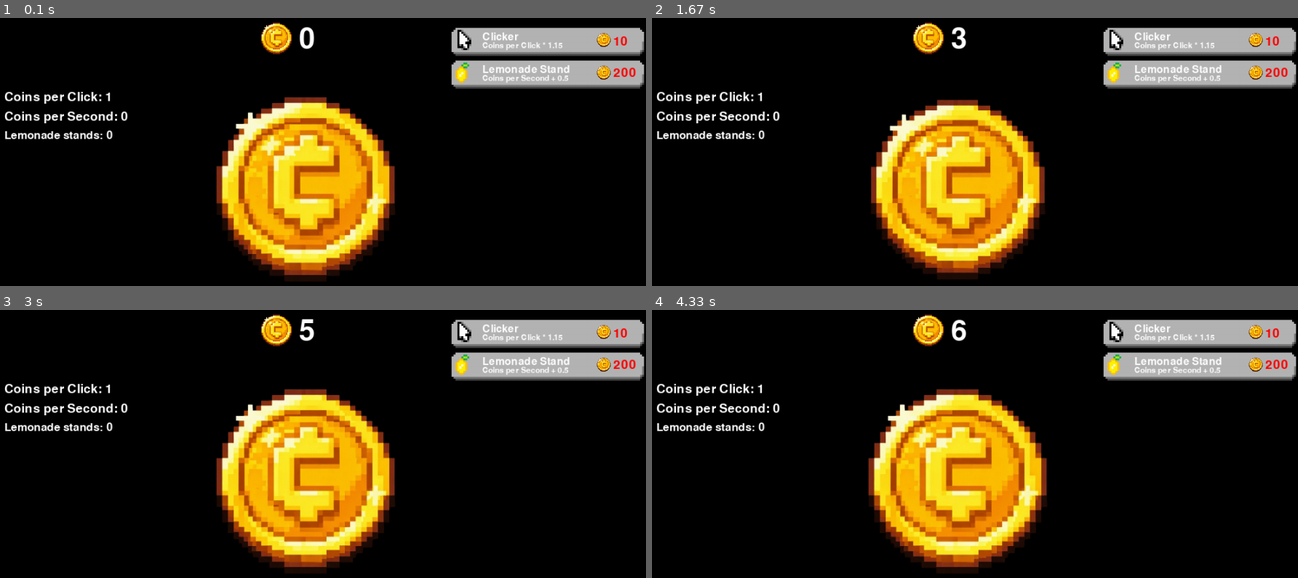
Above: before the commit, frames 1-4 (two rows, left to right).
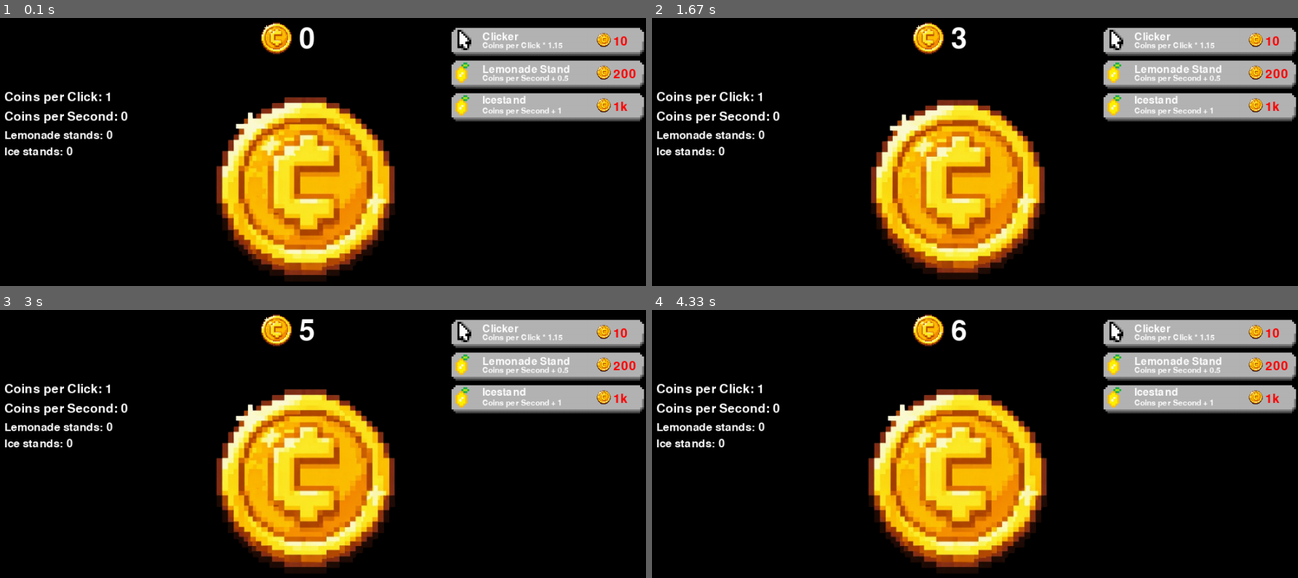
Above: after the commit, the same moments.

Repository: qunzman/pygame
Game: pygame game, started from Clicker/main.py
The game is run twice, just before and just after one commit, with the same random seed, the same clock (stepped at 60 frames per second) and the same inputs.
Inputs (mouse positions are in pixels of both pictures, inside the frame that each line leads up to):
- Up to frame 1 (0.1 s): no input
- Up to frame 2 (1.67 s): click (968, 189) at 0.38 s; click (975, 213) at 0.72 s; click (1046, 221) at 1.55 s
- Up to frame 3 (3 s): click (outside the picture) at 2.38 s; click (297, 414) at 2.72 s
- Up to frame 4 (4.33 s): click (878, 398) at 3.05 s

The runs differ from the first frame. In frame 1, 3.4% of the frame differs, in the area x 0-100%, y 18-52%; in frame 2, 3.4%; in frame 3, 3.4%; in frame 4, 3.4%.

Commit message:
More Code bro

Diff:
--- a/Clicker/main.py
+++ b/Clicker/main.py
@@ -22,10 +22,15 @@
         self.coins_per_click = 1
         self.clickup_price = 10
         self.lemonadestand_price = 200
+        self.icestand_price = 1000
+        self.icestand_multiplier = 5
         self.click_multiplier = 1.15
         self.lemonade_stand = Upgrades.upgrades(self, 100, 300, 50, pygame.image.load("img/Lemonade_stand.png"))
+        self.icestand = Upgrades.upgrades(self, 150, 300, 50, pygame.image.load("img/Lemonade_stand.png"))
         self.lemonadestands = 0
+        self.icestands = 0
         self.lemonadestandmultiplier = 0.5
+        self.icestand_price_multiplier = 0
         self.lemonadestand_price_multiplier = 0
         self.farmevent = pygame.USEREVENT + 1
         pygame.time.set_timer(self.farmevent, 1000)
@@ -71,7 +76,14 @@
                         if self.lemonadestands == 20:
                             self.lemonadestandmultiplier = 1
                             self.lemonadestand_price_multiplier = 5
-
+                    if self.icestand.is_clicked(event.pos) and self.coins >= self.icestand_price:
+                        self.Coinspersec += self.icestand_multiplier
+                        self.icestand_price += self.icestand_price_multiplier
+                        self.icestands += 1
+                        self.coins -= self.icestand_price
+                        if self.icestands == 20:
+                            self.icestand_multiplier = 1
+                            self.icestand_price_multiplier = 5
 
                 elif event.type == self.farmevent:
                     self.coins += self.Coinspersec
@@ -85,11 +97,13 @@
             self.clickobj.update()
             self.clickup.update()
             self.lemonade_stand.update()
+            self.icestand.update()
 
             self.screen.blit(self.coinimage, (400, 35))
-
             self.screen.blit(self.coinimage2, (920, 107))
             self.screen.blit(self.coinimage2, (920, 57))
+            self.screen.blit(self.coinimage2, (920, 157))
+
 
             if self.coins > 1000:
                 self.coins1 = self.format_zahl(self.coins)
@@ -107,41 +121,57 @@
             self.price_rect = self.price_text.get_rect(topleft=(950, 65))
             self.screen.blit(self.price_text, self.price_rect)
 
+
             self.coins_per_click_text = self.font_costs1.render(f"Coins per Click: {self.coins_per_click:.2f}".rstrip('0').rstrip('.'), True, (255, 255, 255))
             self.coins_per_click_rect = self.coins_per_click_text.get_rect(topleft=(20, 150))
             self.screen.blit(self.coins_per_click_text, self.coins_per_click_rect)
-
             self.click_farmdesc_text = self.font_farmdescr.render("Clicker", True, (255, 255, 255))
             self.click_farmdesc_rect = self.click_farmdesc_text.get_rect(topleft=(750, 60))
             self.screen.blit(self.click_farmdesc_text, self.click_farmdesc_rect)
-
             self.click_multiplier_text = self.font_coinpersec.render(f"Coins per Click * {self.click_multiplier:.2f}".rstrip('0').rstrip('.'), True, (255, 255, 255))
             self.click_multiplier_rect = self.click_multiplier_text.get_rect(topleft=(750, 75))
             self.screen.blit(self.click_multiplier_text, self.click_multiplier_rect)
+
 
             self.click_Coin_per_second_text = self.font_costs1.render(f"Coins per Second: {self.Coinspersec:.1f}".rstrip('0').rstrip('.'), True, (255, 255, 255))
             self.click_Coin_per_second_rect = self.click_Coin_per_second_text.get_rect(topleft=(20, 180))
             self.screen.blit(self.click_Coin_per_second_text, self.click_Coin_per_second_rect)
 
+
             self.click_farmdesc_text = self.font_farmdescr.render("Lemonade Stand", True, (255, 255, 255))
             self.click_farmdesc_rect = self.click_farmdesc_text.get_rect(topleft=(750, 110))
             self.screen.blit(self.click_farmdesc_text, self.click_farmdesc_rect)
-
             self.click_farmdesc_text = self.font_coinpersec.render("Coins per Second + 0.5", True, (255, 255, 255))
             self.click_farmdesc_rect = self.click_farmdesc_text.get_rect(topleft=(750, 125))
             self.screen.blit(self.click_farmdesc_text, self.click_farmdesc_rect)
-
             self.lemonadestand_price1 = self.format_zahl(self.lemonadestand_price)
             if self.coins >= self.lemonadestand_price:
                 self.lemonadestand_price_text = self.font_costs1.render(f"{self.lemonadestand_price1}", True, (0, 0, 0))
             else:
                 self.lemonadestand_price_text = self.font_costs1.render(f"{self.lemonadestand_price1}", True, (255, 0, 0))
-            self.lemonadestand_price_rect = self.lemonadestand_price_text.get_rect(topleft=(950, 113))
+            self.lemonadestand_price_rect = self.lemonadestand_price_text.get_rect(topleft=(950, 115))
             self.screen.blit(self.lemonadestand_price_text, self.lemonadestand_price_rect)
-
             self.lemonadefarms_text = self.font_farmstats.render(f"Lemonade stands: {self.lemonadestands}", True, (255, 255, 255))
             self.lemonadefarms_rect = self.lemonadefarms_text.get_rect(topleft=(20, 210))
             self.screen.blit(self.lemonadefarms_text, self.lemonadefarms_rect)
+
+
+            self.click_farmdesc_text = self.font_farmdescr.render("Icestand", True, (255, 255, 255))
+            self.click_farmdesc_rect = self.click_farmdesc_text.get_rect(topleft=(750, 157))
+            self.screen.blit(self.click_farmdesc_text, self.click_farmdesc_rect)
+            self.icestand_farmdesc_text = self.font_coinpersec.render("Coins per Second + 1", True, (255, 255, 255))
+            self.icestand_farmdesc_rect = self.icestand_farmdesc_text.get_rect(topleft=(750, 175))
+            self.screen.blit(self.icestand_farmdesc_text, self.icestand_farmdesc_rect)
+            self.icestand_price1 = self.format_zahl(self.icestand_price)
+            if self.coins >= self.icestand_price:
+                self.icestand_price_text = self.font_costs1.render(f"{self.icestand_price1}", True, (0, 0, 0))
+            else:
+                self.icestand_price_text = self.font_costs1.render(f"{self.icestand_price1}", True, (255, 0, 0))
+            self.icestand_price_rect = self.icestand_price_text.get_rect(topleft=(950, 165))
+            self.screen.blit(self.icestand_price_text, self.icestand_price_rect)
+            self.icestands_text = self.font_farmstats.render(f"Ice stands: {self.icestands}", True, (255, 255, 255))
+            self.icestands_rect = self.icestands_text.get_rect(topleft=(20, 235))
+            self.screen.blit(self.icestands_text, self.icestands_rect)
 
             pygame.display.update()
             self.clock.tick(60)
